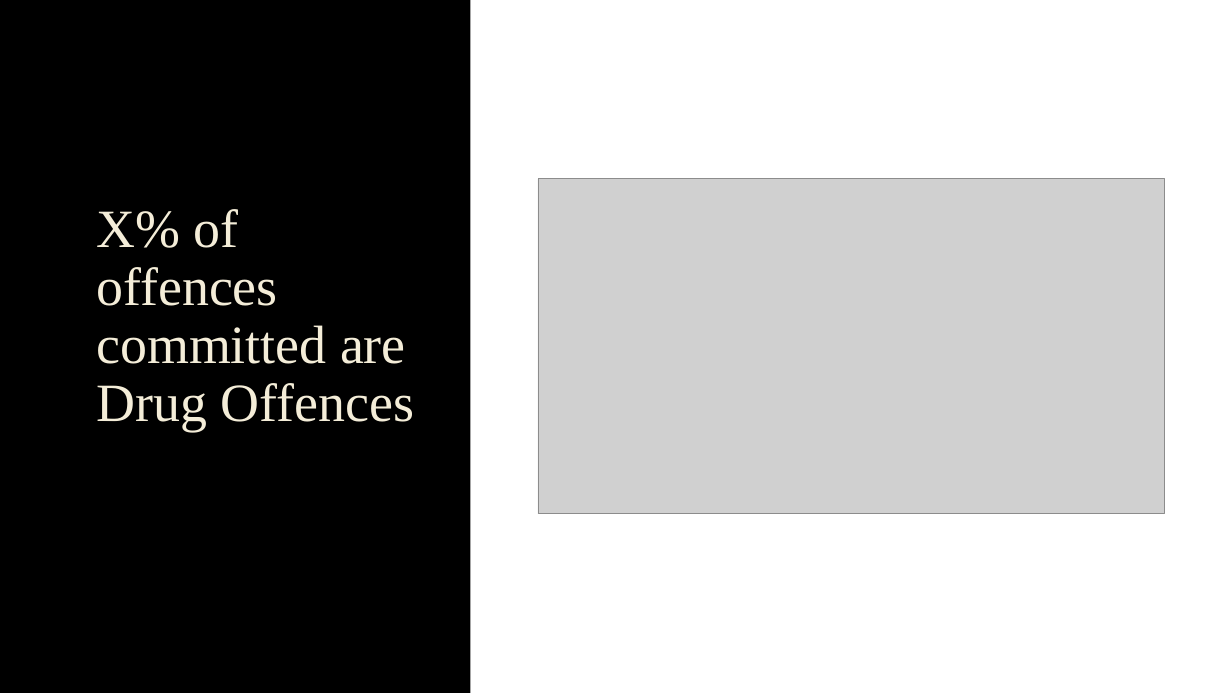
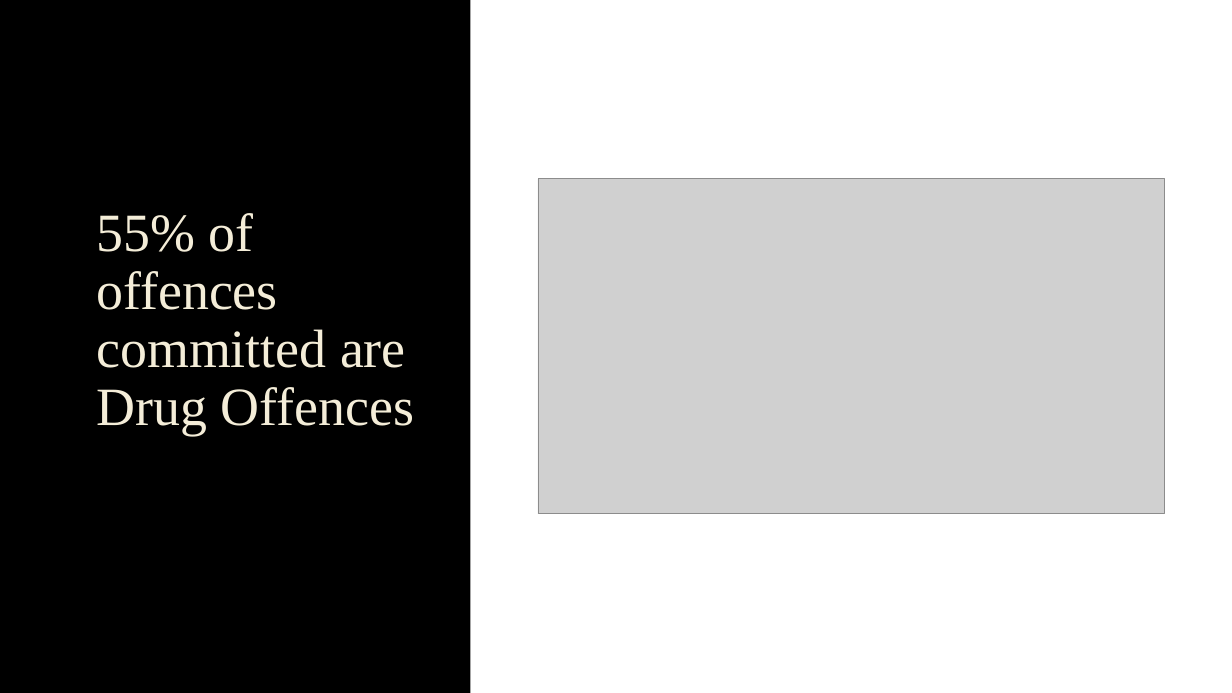
Before and after one commit to sebgiunta/IOD_Mini_Project_1_crimedata, a slide deck: slide 5 of iod_mini_project_crime_data.pptx (slide 4 before the commit). Drawn at 1232x693 pixels with LibreOffice and Linux fonts; fonts in the diff are those of the drawing; grey boxes stand for pictures; background and template pictures are left out. Boxes give left, top, right and bottom in pixels: in the first picture for what was removed or moved away, otherwise in the second. Text is boxed around its words. In the diff, an @@ line names an element or a change of style, - is before the commit and + after.

```diff
--- a/iod_mini_project_crime_data.pptx
+++ b/iod_mini_project_crime_data.pptx
@@ title at (96,213,414,436): text changed @@
-X% of offences committed are Drug Offences
+55% of offences committed are Drug Offences
```
Also in this commit, not shown: 7 other slides changed, 4 slides added, 1 slide removed, 1 other file.
